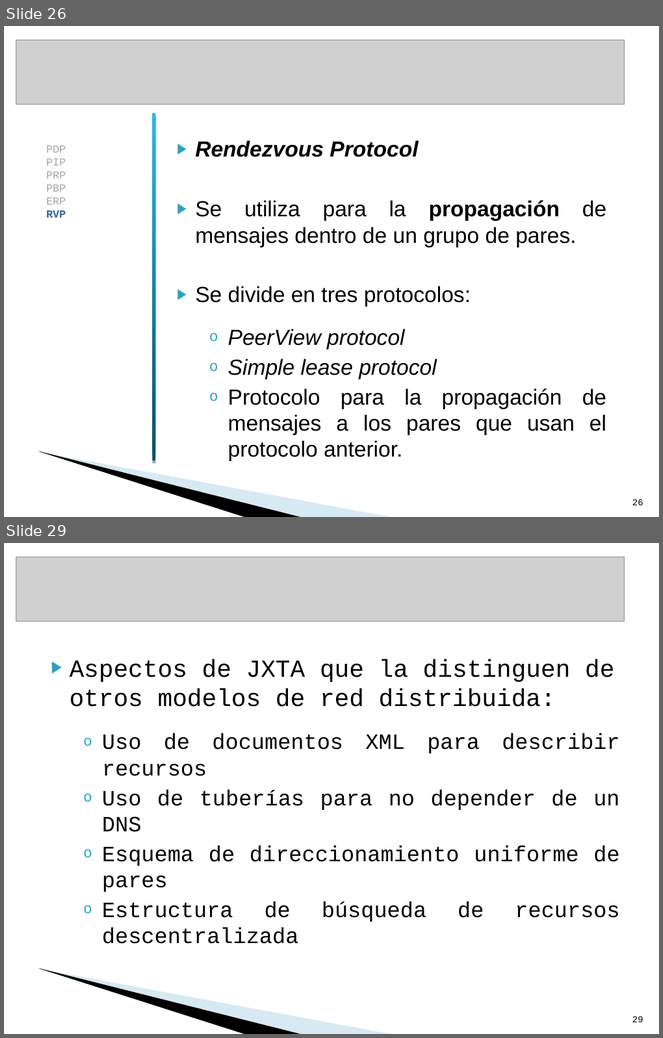
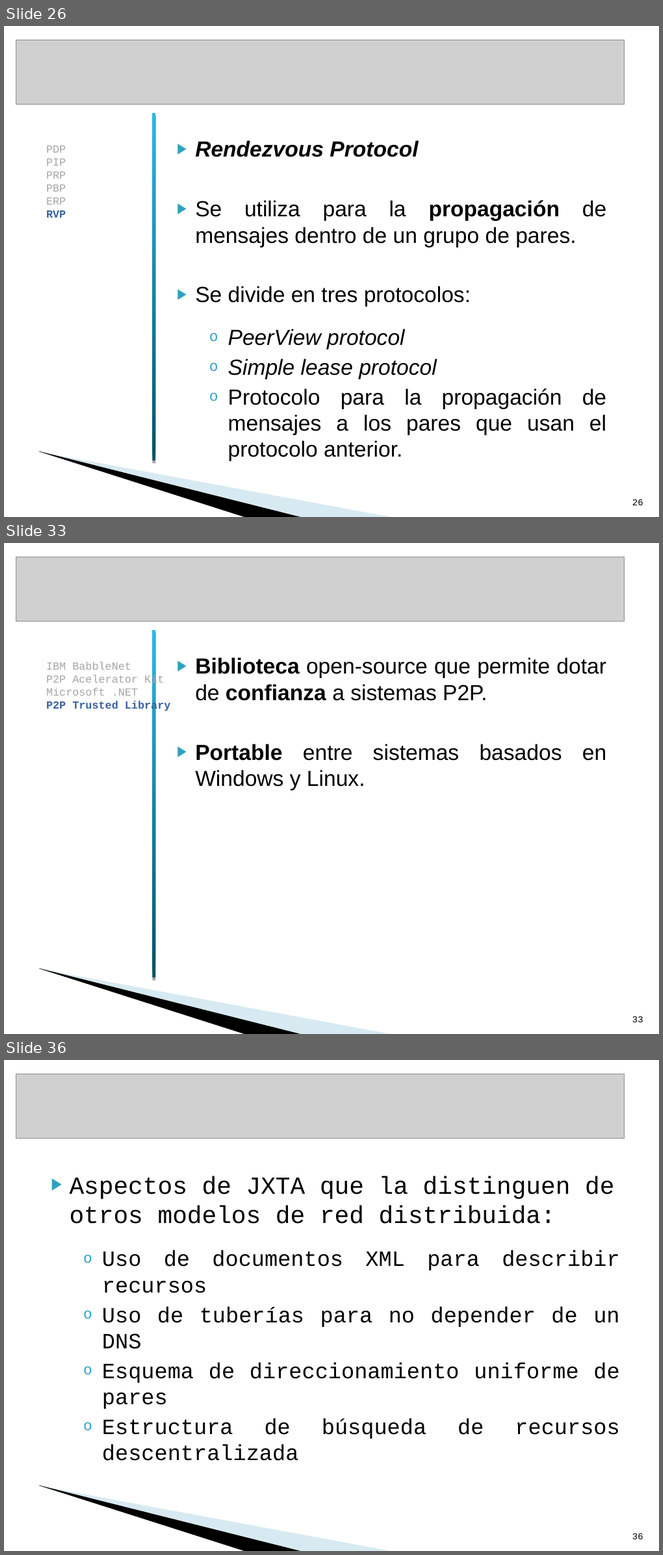
Before and after one commit to txedo/isi-practicas-5, a slide deck: sistemas-colaboracion/p2p-jxta/presentacion/PresentaciónColaboracion.ppt. Shown one above the other, each under a label of ours: slides 26 and 29 before the commit, slides 26, 33 and 36 after it; the slides between them are not shown. The pictures are 663x1038 and 663x1555 pixels, drawn with LibreOffice and Linux fonts; fonts in the diff are those of the drawing; grey boxes stand for pictures; background and template pictures are left out. Boxes give left, top, right and bottom in pixels: in the first picture for what was removed or moved away, otherwise in the second. Text is boxed around its words. In the diff, an @@ line names an element or a change of style, - is before the commit and + after.

```diff
--- a/sistemas-colaboracion/p2p-jxta/presentacion/PresentaciónColaboracion.ppt
+++ b/sistemas-colaboracion/p2p-jxta/presentacion/PresentaciónColaboracion.ppt
@@ slide 33 added at [4,543,659,1034], background #FFFFFF; not listed: 2 template elements that a slide beside it also shows @@
@@ picture added at [16,557,625,621] @@
@@ rectangle added at [153,630,156,978], fill gradient #005269 to #2ABAE3 @@
@@ text added at [195,657,607,791], 24 pt, text #000000 @@
+▶ Biblioteca open-source que permite dotar de confianza a sistemas P2P.
+▶ Portable entre sistemas basados en Windows y Linux.
@@ text added at [46,662,171,713], 12 pt, text #A6A6A6 @@
+IBM BabbleNet
+P2P Acelerator Kit
+Microsoft .NET
+P2P Trusted Library
@@ page number added at [633,1016,644,1023], 10 pt, text #000000 @@
+33
@@ what was slide 29 is now slide 36 @@
@@ page number at [633,1533,644,1540]: text changed @@
-29
+36
```
Also in this commit, not shown: 7 slides changed, 6 other slides added, 1 other file.
